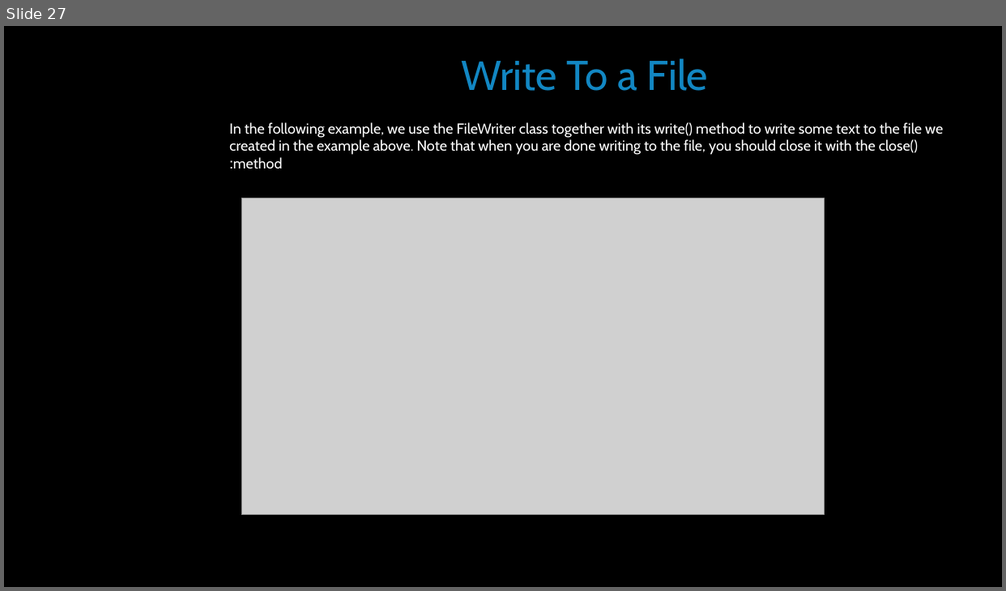
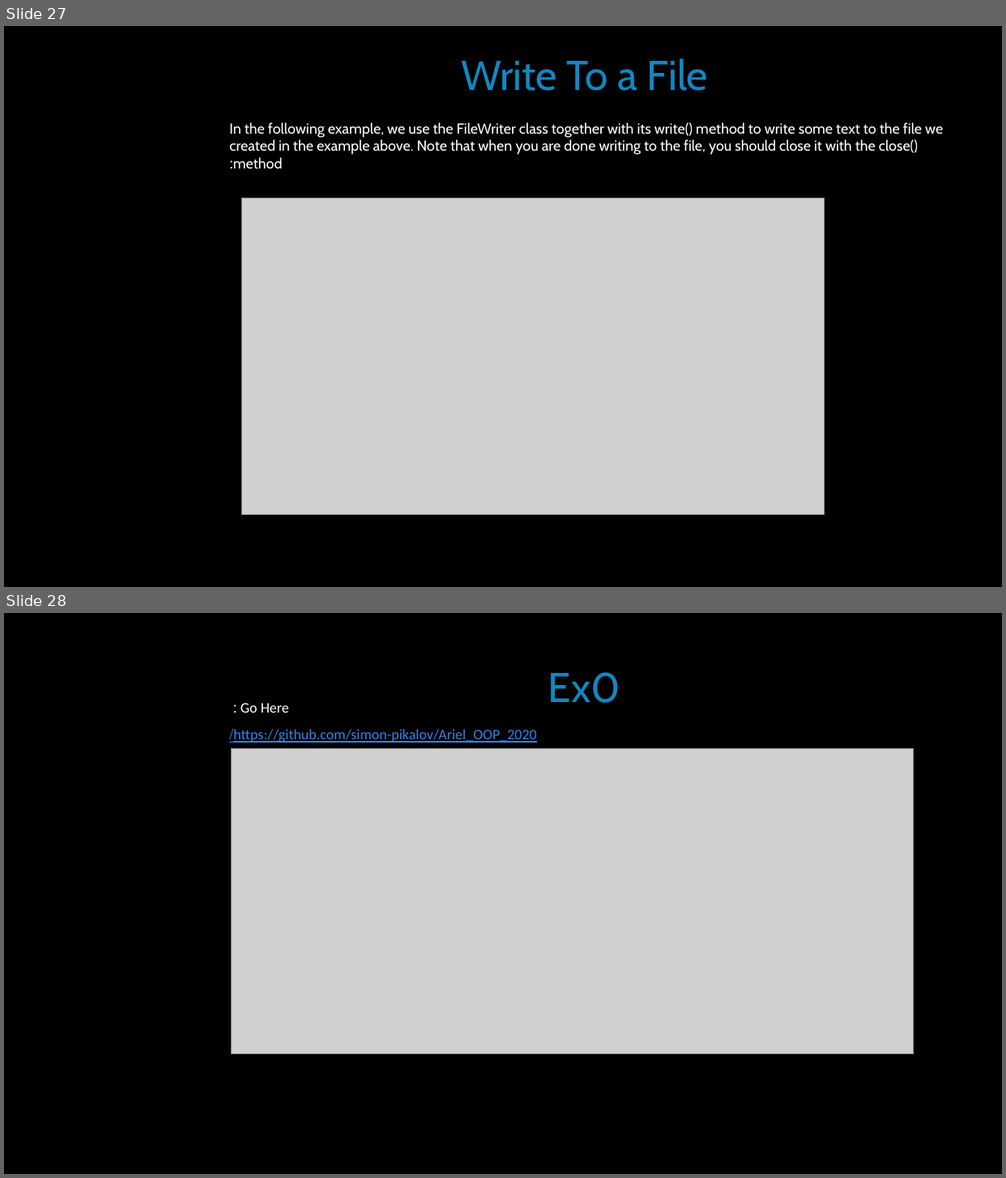
Before and after one commit to simon-pikalov/Ariel_OOP_2020, a slide deck: Classes/week_01/ta1/simon_group/oop1.pptx. Shown one above the other, each under a label of ours: slide 27 before the commit, slides 27 and 28 after it. The pictures are 1006x591 and 1006x1178 pixels, drawn with LibreOffice and Linux fonts; fonts in the diff are those of the drawing; grey boxes stand for pictures; background and template pictures are left out. Boxes give left, top, right and bottom in pixels: in the first picture for what was removed or moved away, otherwise in the second. Text is boxed around its words. In the diff, an @@ line names an element or a change of style, - is before the commit and + after.

```diff
--- a/Classes/week_01/ta1/simon_group/oop1.pptx
+++ b/Classes/week_01/ta1/simon_group/oop1.pptx
@@ slide 28 added at <box>4,613,1002,1174</box>, background #000000 @@
@@ title added at <box>548,672,620,703</box>, 40 pt, text #1287C3 @@
+Ex0
@@ text added at <box>233,703,536,743</box>, 14 pt, text #3085ED, underline @@
+Go Here :
+https://github.com/simon-pikalov/Ariel_OOP_2020/
@@ picture added at <box>231,748,914,1054</box> @@
```
Also in this commit, not shown: 6 slides changed, 2 other slides added, 2 slides removed, 4 other files.
